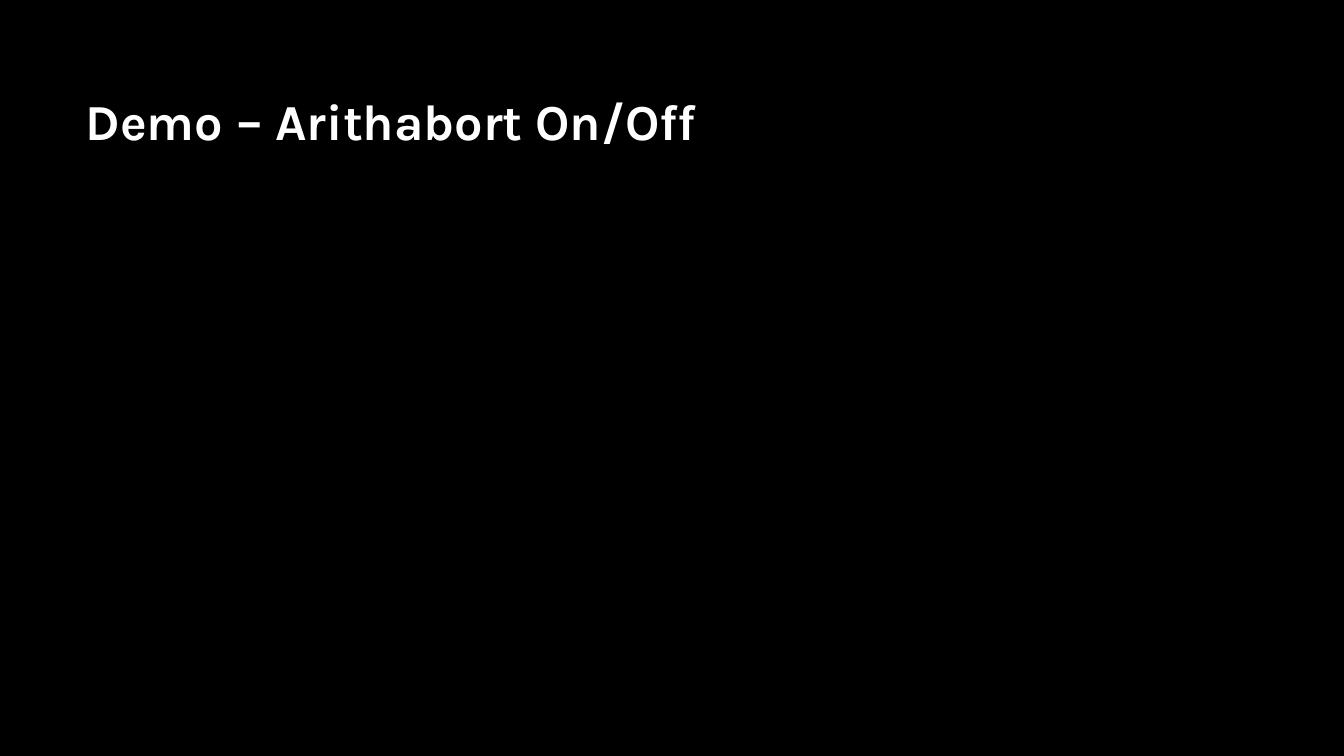
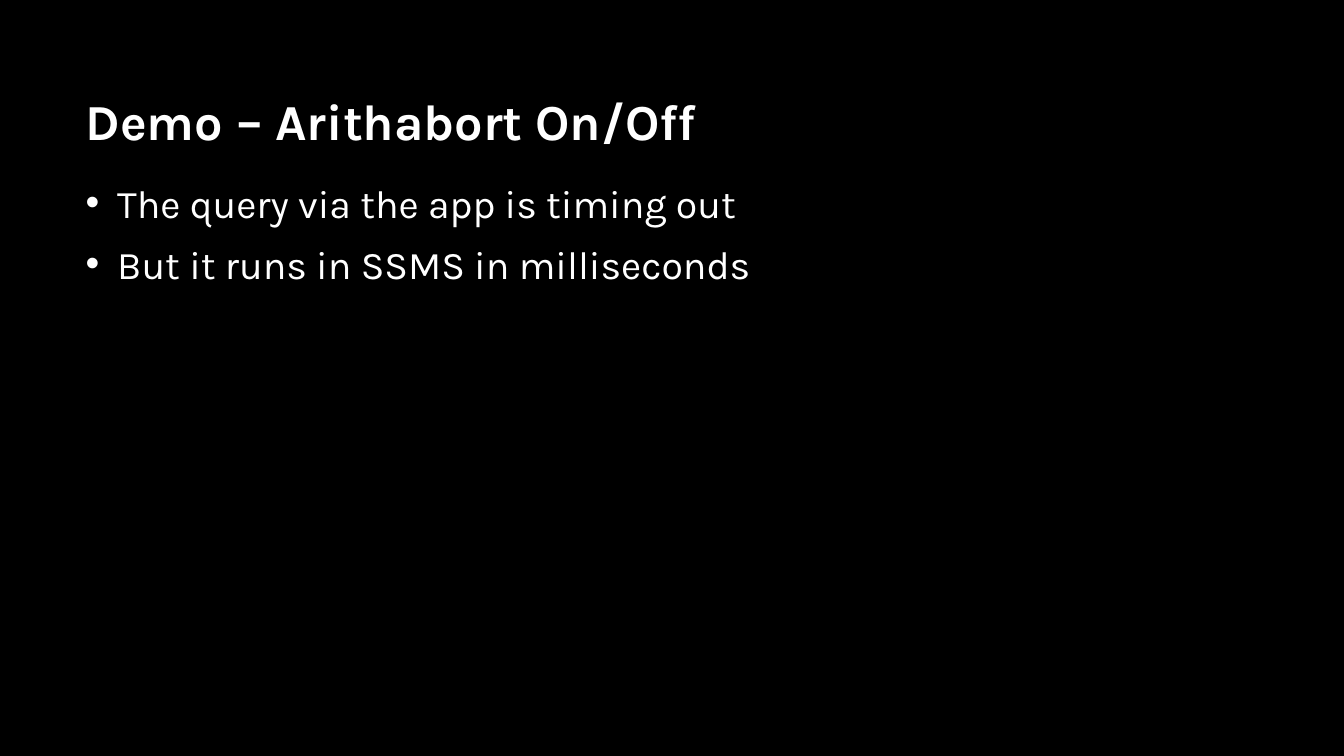
Before and after one commit to sabinio/SQLTraining, a slide deck: slide 27 of Slides/3. Query Execution.pptx (slide 23 before the commit). Drawn at 1344x756 pixels with LibreOffice and Linux fonts; fonts in the diff are those of the drawing; background and template pictures are left out. Boxes give left, top, right and bottom in pixels: in the first picture for what was removed or moved away, otherwise in the second. Text is boxed around its words. In the diff, an @@ line names an element or a change of style, - is before the commit and + after.

```diff
--- a/Slides/3. Query Execution.pptx
+++ b/Slides/3. Query Execution.pptx
@@ text added at [117,191,751,280], 28 pt, text #FFFFFF @@
+• The query via the app is timing out
+• But it runs in SSMS in milliseconds
```
Also in this commit, not shown: 6 other slides changed, 8 slides added, 3 slides removed, 1 other file.
